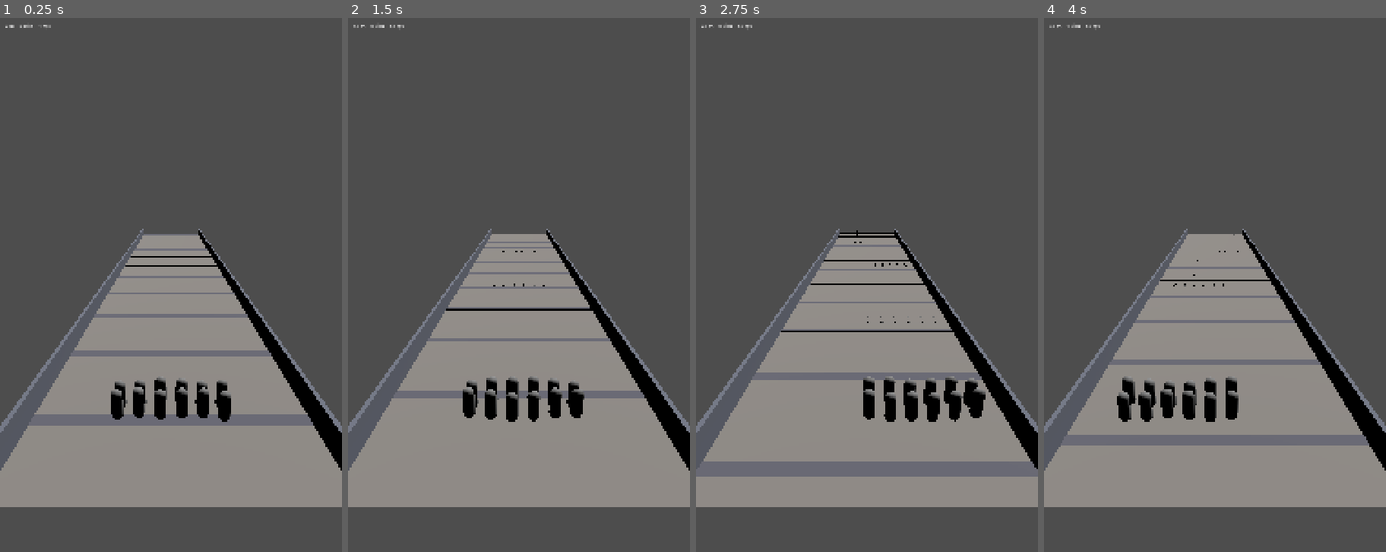
Above: before the commit, frames 1-4 (left to right).
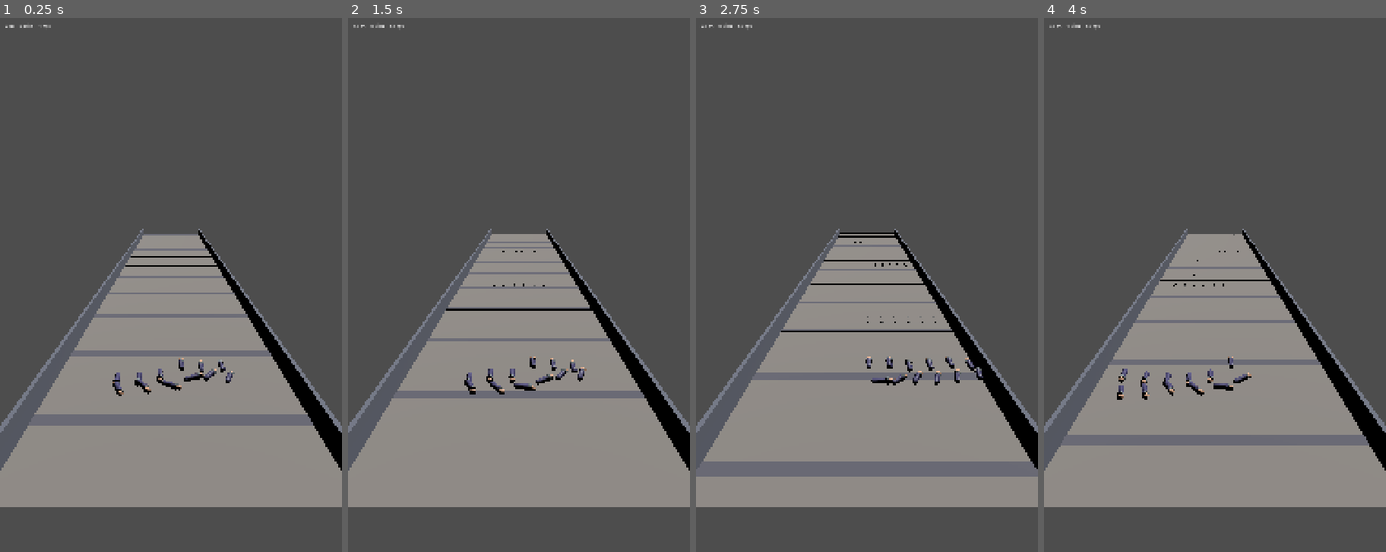
Above: after the commit, the same moments.

Repository: aslamfq/Jebon
Game: Godot game, scene res://scenes/game.tscn
Same seed, same stepped clock (60 frames per second), same inputs: the game is played once before the commit and once after it.
Inputs (mouse positions are in pixels of both pictures, inside the frame that each line leads up to):
- Up to frame 1 (0.25 s): no input
- Up to frame 2 (1.5 s): tap Enter at 0.5 s; move the mouse to (594, 290) at 0.52 s; hold Shift 0.53-1.25 s; click (594, 290) at 0.67 s; tap Space at 0.77 s; drag from (450, 354) to (501, 445) at 1.27 s
- Up to frame 3 (2.75 s): move the mouse to (901, 188) at 2.02 s; tap Ctrl at 2.1 s; click (901, 188) at 2.17 s
- Up to frame 4 (4 s): drag from (1197, 445) to (1112, 231) at 2.77 s; move the mouse to (1317, 413) at 3.52 s; tap 1 at 3.6 s; click (1317, 413) at 3.67 s; tap Space at 3.77 s

The runs differ from the first frame. In frame 1, 1.8% of the frame differs, in the area x 32-69%, y 63-76%; in frame 2, 1.8%; in frame 3, 2.0%, in the area x 46-85%, y 39-76%; in frame 4, 1.9%.

Commit message:
feat: render squad and enemies with real KayKit models

Diff:
--- a/scenes/game.tscn
+++ b/scenes/game.tscn
@@ -1,9 +1,11 @@
-[gd_scene load_steps=5 format=3]
+[gd_scene load_steps=7 format=3]
 
 [ext_resource type="Script" path="res://scripts/game.gd" id="1_game"]
 [ext_resource type="Script" path="res://scripts/views/corridor_view.gd" id="2_corridor_view"]
 [ext_resource type="Script" path="res://scripts/views/units_view.gd" id="3_units_view"]
 [ext_resource type="Script" path="res://scripts/views/projectile_view.gd" id="4_projectile_view"]
+[ext_resource type="PackedScene" path="res://assets/kaykit_adventurers/Mage.glb" id="5_mage"]
+[ext_resource type="PackedScene" path="res://assets/kaykit_skeletons/Skeleton_Minion.glb" id="6_skeleton_minion"]
 
 [node name="Game" type="Node3D"]
 script = ExtResource("1_game")
@@ -22,9 +24,11 @@
 
 [node name="UnitsView" type="MultiMeshInstance3D" parent="."]
 script = ExtResource("3_units_view")
+model_scene = ExtResource("5_mage")
 
 [node name="EnemyView" type="MultiMeshInstance3D" parent="."]
 script = ExtResource("3_units_view")
+model_scene = ExtResource("6_skeleton_minion")
 
 [node name="SquadProjectileView" type="MultiMeshInstance3D" parent="."]
 script = ExtResource("4_projectile_view")
--- /dev/null
+++ b/scripts/views/mesh_extract.gd
@@ -0,0 +1,22 @@
+# scripts/views/mesh_extract.gd
+class_name MeshExtract extends RefCounted
+
+# Imported glTF/FBX models land as a scene (a Node3D tree containing a
+# MeshInstance3D), not a bare Mesh resource -- MultiMesh.mesh needs the
+# latter. Instantiates the scene once, takes the first mesh found by
+# depth-first search, and discards the instance. Called from _ready(),
+# never per-frame.
+static func from_scene(scene: PackedScene) -> Mesh:
+    var instance := scene.instantiate()
+    var mesh := _find_mesh(instance)
+    instance.free()
+    return mesh
+
+static func _find_mesh(node: Node) -> Mesh:
+    if node is MeshInstance3D and node.mesh != null:
+        return node.mesh
+    for child in node.get_children():
+        var found := _find_mesh(child)
+        if found != null:
+            return found
+    return null
--- a/scripts/views/units_view.gd
+++ b/scripts/views/units_view.gd
@@ -3,10 +3,18 @@
 const BOB_HEIGHT := 0.12
 const BOB_SPEED := 9.0
 
+# Unset by default so any other instance of this script (there are none
+# today besides Squad's own UnitsView and Game's EnemyView, both of which
+# now set this in game.tscn) still gets a working placeholder.
+@export var model_scene: PackedScene
+
 func _ready() -> void:
-    var mesh := CapsuleMesh.new()
-    mesh.radius = 0.25
-    mesh.height = 1.4
+    var mesh: Mesh = MeshExtract.from_scene(model_scene) if model_scene else null
+    if mesh == null:
+        var capsule := CapsuleMesh.new()
+        capsule.radius = 0.25
+        capsule.height = 1.4
+        mesh = capsule
 
     multimesh = MultiMesh.new()
     multimesh.transform_format = MultiMesh.TRANSFORM_3D
Not shown, added: assets/kaykit_adventurers/Mage.glb.import
Binary file added: assets/kaykit_adventurers/Mage_mage_texture.png
Not shown, added: assets/kaykit_adventurers/Mage_mage_texture.png.import
Not shown, added: assets/kaykit_skeletons/Skeleton_Minion.glb.import
Binary file added: assets/kaykit_skeletons/Skeleton_Minion_skeleton_texture.png
Not shown, added: assets/kaykit_skeletons/Skeleton_Minion_skeleton_texture.png.import
Not shown, added: scripts/views/mesh_extract.gd.uid
